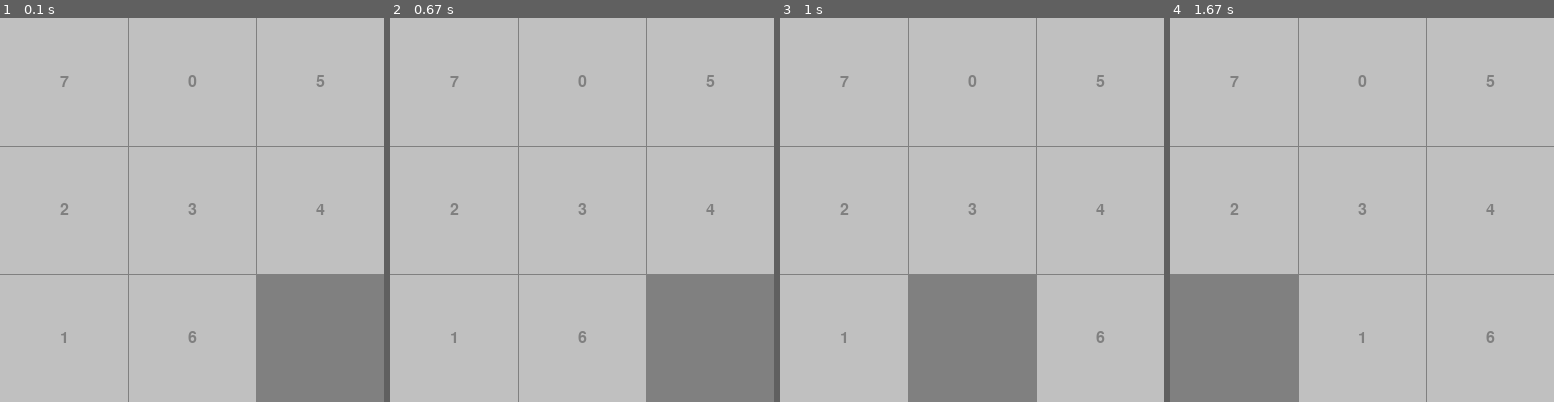
Above: before the commit, frames 1-4 (left to right).
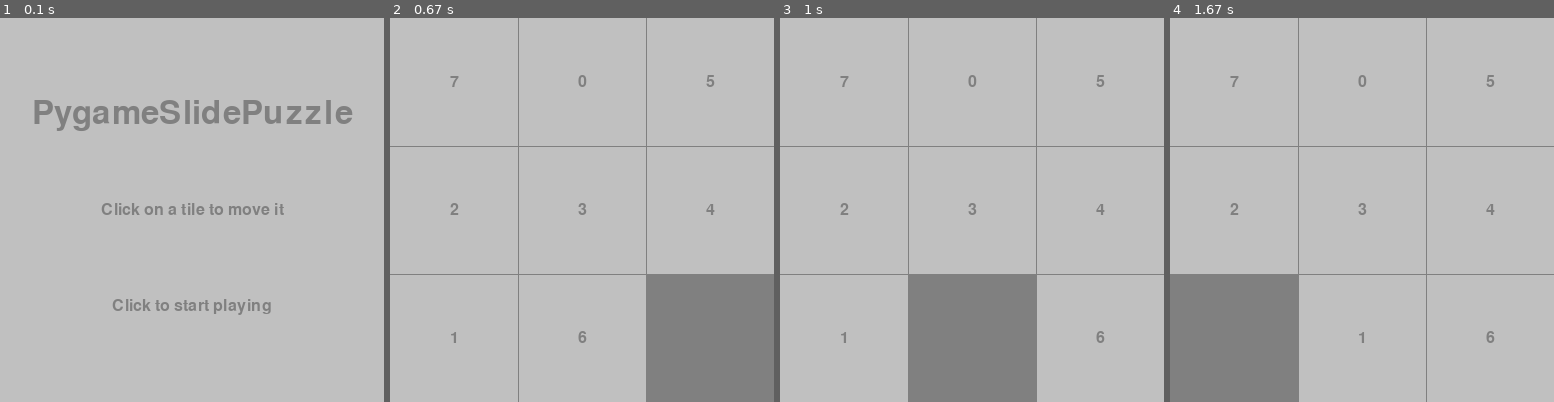
Above: after the commit, the same moments.

Repository: sunrakhan/pygame_slide_puzzle
Game: pygame game, started from main.py
Same seed, same stepped clock (60 frames per second), same inputs: the game is played once before the commit and once after it.
Inputs (mouse positions are in pixels of both pictures, inside the frame that each line leads up to):
- Up to frame 1 (0.1 s): no input
- Up to frame 2 (0.67 s): click (582, 210) at 0.38 s
- Up to frame 3 (1 s): click (1010, 294) at 0.73 s
- Up to frame 4 (1.67 s): click (1242, 298) at 1.05 s

The runs differ from the first frame. In frame 1, 16% of the frame differs, in the area x 0-100%, y 0-100%; in frame 2, nothing differs; in frame 3, nothing differs; in frame 4, nothing differs.

Commit message:
Add intro screen and game over screen

Diff:
--- a/main.py
+++ b/main.py
@@ -119,6 +119,7 @@
 
         self.running = True
         self.command = None
+        self.game_won = False
 
     def init_tile_sprites(self):
 
@@ -142,33 +143,38 @@
 
     def event_get(self):
 
-        for event in pg.event.get():
-
-            if event.type == pg.QUIT:
-                self.running = False
-                return None
-
-            if event.type == pg.KEYDOWN:
-
-                if event.key == pg.K_ESCAPE:
+        if not self.game_won:
+            for event in pg.event.get():
+
+                if event.type == pg.QUIT:
                     self.running = False
                     return None
 
-            if event.type == pg.MOUSEBUTTONDOWN:
-
-                mouse_x, mouse_y = pg.mouse.get_pos()
-
-                DEBUG = False
-                if DEBUG :
-                    print("Mouse click at {},{}".format(mouse_x, mouse_y), end=' ')
-
-                board_x = mouse_x // TILE_SIZE
-                board_y = mouse_y // TILE_SIZE
-
-                if DEBUG:
-                    print("i.e. board ({},{})\n".format(board_x, board_y))
-
-                return (board_x, board_y)
+                if event.type == pg.KEYDOWN:
+
+                    if event.key == pg.K_ESCAPE:
+                        self.running = False
+                        return None
+
+                if event.type == pg.MOUSEBUTTONDOWN:
+
+                    mouse_x, mouse_y = pg.mouse.get_pos()
+
+                    DEBUG = False
+                    if DEBUG :
+                        print("Mouse click at {},{}".format(mouse_x, mouse_y), end=' ')
+
+                    board_x = mouse_x // TILE_SIZE
+                    board_y = mouse_y // TILE_SIZE
+
+                    if DEBUG:
+                        print("i.e. board ({},{})\n".format(board_x, board_y))
+
+                    return (board_x, board_y)
+
+        else:
+            self.game_over()
+            return None
 
     def update(self):
 
@@ -180,18 +186,20 @@
             self.board.move_tile(self.command)
 
         if self.board.is_game_won():
-            print("Congratulations! You win!")
+            self.game_won = True
 
     def render(self):
 
-        self.screen.fill(GREY)
-        for row in range(TILES_PER_SIDE):
-            for col in range(TILES_PER_SIDE):
-                coord = (col, row)
-                tile = self.board.tiles[coord]
-                self.screen.blit(self.tile_sprites[tile].image, (col * TILE_SIZE, row * TILE_SIZE))
-        self.draw_grid()
-        pg.display.flip()
+        if not self.game_won:
+
+            self.screen.fill(GREY)
+            for row in range(TILES_PER_SIDE):
+                for col in range(TILES_PER_SIDE):
+                    coord = (col, row)
+                    tile = self.board.tiles[coord]
+                    self.screen.blit(self.tile_sprites[tile].image, (col * TILE_SIZE, row * TILE_SIZE))
+            self.draw_grid()
+            pg.display.flip()
 
     def draw_grid(self):
 
@@ -205,11 +213,51 @@
         pg.quit()
         sys.exit()
 
+    def intro(self):
+
+        self.screen.fill(SILVER)
+        self.draw_text("PygameSlidePuzzle", 48, GREY, (SCREEN_SIZE // 2, SCREEN_SIZE // 4))
+        self.draw_text("Click on a tile to move it", 24, GREY, (SCREEN_SIZE // 2, SCREEN_SIZE // 2))
+        self.draw_text("Click to start playing", 24, GREY, (SCREEN_SIZE // 2, SCREEN_SIZE * 3 // 4))
+        pg.display.flip()
+
+        on_start = True
+        while on_start:
+            for event in pg.event.get():
+                if event.type == pg.MOUSEBUTTONDOWN:
+                    on_start = False
+
+    def game_over(self):
+
+        self.screen.fill(SILVER)
+        self.draw_text("Congratulations!", 48, GREY, (SCREEN_SIZE // 2, SCREEN_SIZE // 2))
+        self.draw_text("Press Escape to quit, Space to play again", 24, GREY, (SCREEN_SIZE // 2, SCREEN_SIZE * 3 // 4))
+        pg.display.flip()
+
+        waiting = True
+        while waiting:
+            for event in pg.event.get():
+                if event.type == pg.QUIT or (event.type == pg.KEYDOWN and event.key == pg.K_ESCAPE):
+                    self.running = False
+                    waiting = False
+
+                if event.type == pg.KEYUP and event.key == pg.K_SPACE:
+                    self.board = Board()
+                    self.game_won = False
+                    waiting = False
+
+    def draw_text(self, text, size, color, center_pos):
+        font = pg.font.Font(None, size)
+        textsurf = font.render(text, True, color)
+        rect = textsurf.get_rect(center=(center_pos))
+        self.screen.blit(textsurf, rect)
+
 
 def main():
 
     game = Game()
 
+    game.intro()
     while game.running:
 
         game.command = game.event_get()
